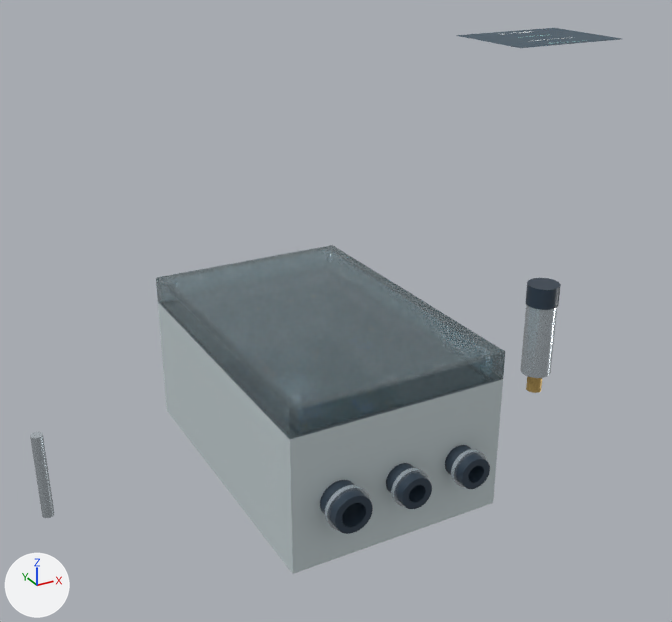
The glTF model research/selected-design-b1/CAD/outputs/B1_concept_interactive.glb: old version first, new version second.
Camera for both pictures: a camera (50 mm lens) standing at (-215.0, -416.0, 296.0) and looking at (-3.0, -28.0, 102.0). Lighting does not change. The marker at lower left points along +X, +Y and +Z. The older version comes first.

Objects in the first picture: '01_Polycarbonate_enclosure_surrogate', '02_Clear_polycarbonate_lid', '70_LOOP_4_20MA_case_bulkhead', '70_POE_ETH_case_bulkhead', '70_TEMP_case_bulkhead', '80_Pressure_transmitter_body_illustrative', '81_Pressure_transmitter_M12_cap', '83_DS18B20_probe_stainless', 'Cover policy', 'Cover title', 'Exterior decal — not product certification' and 4 more.
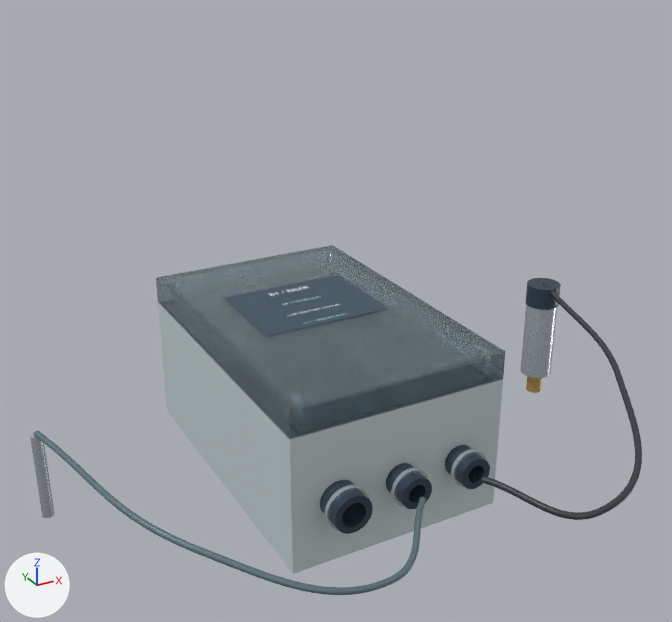
Changed parts and their boxes (x1, y1, x2, y2) in the pictures (672 x 622 px):
```json
{"object": "Exterior decal — not product certification", "change": "moved", "before": [456, 28, 621, 48], "after": [224, 275, 389, 336]}
{"object": "Presentation DS18B20 cable (not scale cable length)", "change": "added", "after": [34, 430, 426, 595]}
{"object": "Presentation pressure sensor cord (not scale cable length)", "change": "added", "after": [481, 282, 642, 520]}
{"object": "Cover title", "change": "moved", "before": [501, 31, 531, 35], "after": [269, 286, 308, 296]}
{"object": "Cover policy", "change": "moved", "before": [532, 37, 575, 41], "after": [287, 304, 341, 316]}
```

Scene script edits in JSON lines:
```json
{"op": "add", "block": "mat_pressure_cable_industrial_black", "code": ["mat_pressure_cable_industrial_black = principled_material('Pressure cable industrial black')", "mat_pressure_cable_industrial_black.base_color = (0.036, 0.043, 0.05)  # dark grey #353a3f", "mat_pressure_cable_industrial_black.roughness = 0.4"]}
{"op": "add", "block": "mat_temperature_cable_dark_gray", "code": ["mat_temperature_cable_dark_gray = principled_material('Temperature cable dark gray')", "mat_temperature_cable_dark_gray.base_color = (0.11, 0.17, 0.2)  # greyish cyan #5d737c", "mat_temperature_cable_dark_gray.roughness = 0.4"]}
{"op": "add", "block": "me_presentation_pressure_sensor_cord__not_scale_cable_length", "code": ["me_presentation_pressure_sensor_cord__not_scale_cable_length = bpy.data.meshes.new('Presentation pressure sensor cord (not scale cable length)')", "me_presentation_pressure_sensor_cord__not_scale_cable_length.from_pydata(...)  # 876 vertices, 1728 faces; spans x 33.7..152.7, y -157.0..-13.5, z 28.9..83.6", "me_presentation_pressure_sensor_cord__not_scale_cable_length.materials.append(mat_pressure_cable_industrial_black)  # dark grey #353a3f"]}
{"op": "add", "block": "me_presentation_ds18b20_cable__not_scale_cable_length", "code": ["me_presentation_ds18b20_cable__not_scale_cable_length = bpy.data.meshes.new('Presentation DS18B20 cable (not scale cable length)')", "me_presentation_ds18b20_cable__not_scale_cable_length.from_pydata(...)  # 876 vertices, 1728 faces; spans x -155.0..1.0, y -147.0..1.0, z 26.0..60.0", "me_presentation_ds18b20_cable__not_scale_cable_length.materials.append(mat_temperature_cable_dark_gray)  # greyish cyan #5d737c"]}
{"op": "set", "path": "ob_cover_policy.location", "old": "(152.0, 0.0, 225.1)", "new": "(0.0, 0.0, 91.1)"}
{"op": "set", "path": "ob_cover_title.location", "old": "(152.0, 30.0, 225.1)", "new": "(0.0, 30.0, 91.1)"}
{"op": "set", "path": "ob_exterior_decal___not_product_certification.location", "old": "(152.0, 12.0, 224.9)", "new": "(0.0, 12.0, 90.9)"}
{"op": "add", "block": "ob_presentation_pressure_sensor_cord__not_scale_cable_length", "code": ["ob_presentation_pressure_sensor_cord__not_scale_cable_length = bpy.data.objects.new('Presentation pressure sensor cord (not scale cable length)', me_presentation_pressure_sensor_cord__not_scale_cable_length)", "ob_presentation_pressure_sensor_cord__not_scale_cable_length.location = (0.0, 0.0, 0.0)"]}
{"op": "add", "block": "ob_presentation_ds18b20_cable__not_scale_cable_length", "code": ["ob_presentation_ds18b20_cable__not_scale_cable_length = bpy.data.objects.new('Presentation DS18B20 cable (not scale cable length)', me_presentation_ds18b20_cable__not_scale_cable_length)", "ob_presentation_ds18b20_cable__not_scale_cable_length.location = (0.0, 0.0, 0.0)"]}
```
